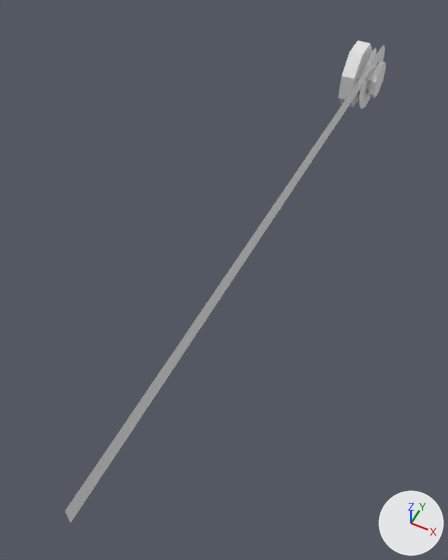
What one commit did to the FBX model Assets/Project/Visuals/Models/Weapons/Spear.fbx.
The view is the same before and after, from a camera (50 mm lens) standing at (2.29, -9.09, 5.24) and looking at (0.0, -4.51, -0.49). Lighting does not change. The marker at lower right points along +X, +Y and +Z. Where no turn or scale is listed for an object, it has been applied to the vertices.

The first picture shows 'Base', 'SpearChains'.
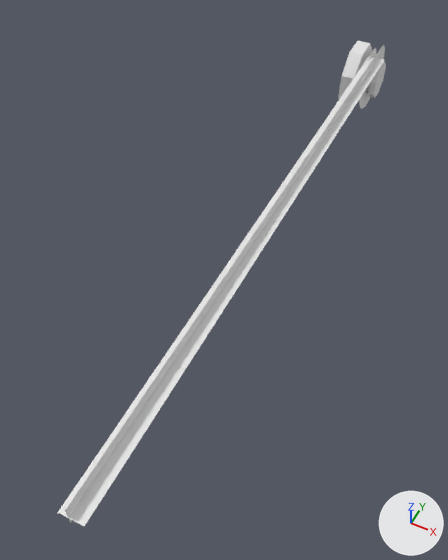
What differs and where, as boxes (x1, y1, x2, y2) in the pictures (448 x 560 px):
'SpearChains', reshaped: before (65, 45, 385, 523); after (58, 45, 385, 526)
part 1 of me_меш_001, added: after (58, 56, 384, 526)

Edits to the bpy script that builds the scene:
```text
Change me_меш_001:
    where me_меш_001.from_pydata(...)  # 98 vertices, 48 faces; spans x 0.27..0.44, y -7.98..0.51, z -0.49..0.54
    used by ob_spearchains; location = (-0.03, 0.0, 0.0)
    verts and faces of me_меш_001; kept vertices keep their numbers, new ones are numbered from 98
    me_меш_001 part 1
    add verts[98] = (0.31, -0.07, 0.4)  # pixel (369, 55)
    add verts[99] = (0.56, -0.07, 0.39)  # pixel (384, 59)
    add verts[100] = (0.3, -7.98, 0.4)  # pixel (57, 512)
    add verts[101] = (0.55, -7.98, 0.39)  # pixel (84, 526)
    add faces += [(98, 99, 101, 100)]
```
